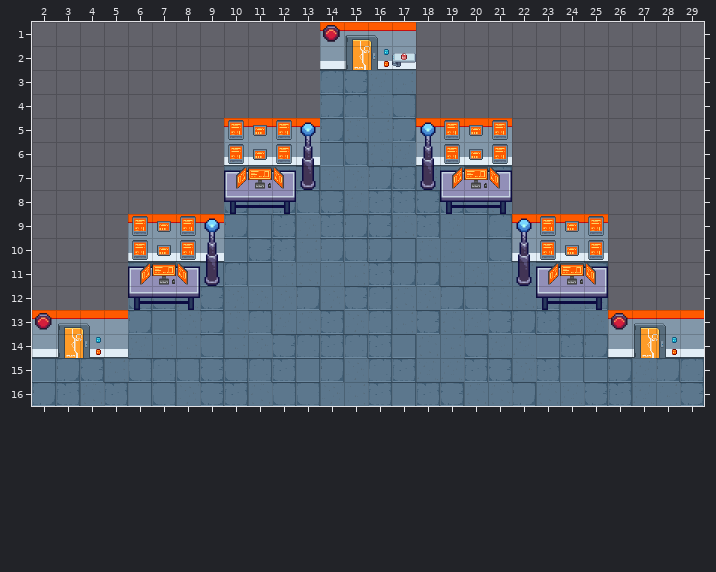
Two states of a Tiled map, assets/area_experimentacion/area_exp6.tmx. Above: the version before the commit.
Cells are 32x32 px. Shown: x 2..29, y 1..16.
After the commit:
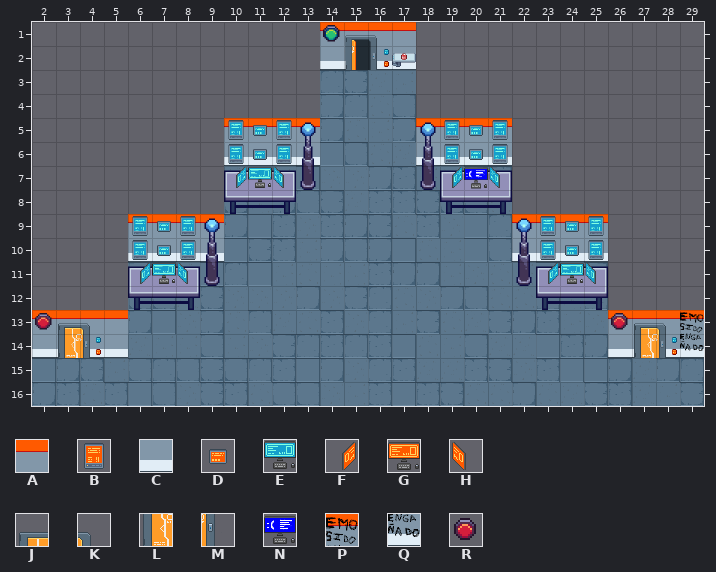
Key: from "pixel-cyberpunk-interior": A 4, B 6, C 25, D 27, E 49, F 69, G 70, H 71, J 153, K 154, L 174, M 175; from "pixel-cyberpunk-modified_1": N 70; from "referencias_2": P 4, Q 25; from "tilesStuff": R 580.
_ is an empty cell.
From old to new:
Layer "paredes":
y 13: x 29 A -> P
y 14: x 29 C -> Q
Layer "puerta_abierta":
y 7: x 20 E -> N
Layer "puerta_cerrada" (now hidden):
y 1: x 14..16 RJK -> ___
y 2: x 15..16 LM -> __
y 5..6: x 10..12 BDB -> ___; x 19..21 BDB -> ___
y 7: x 10..12 FGH -> ___; x 19..21 FGH -> ___
y 9..10: x 6..8 BDB -> ___; x 23..25 BDB -> ___
y 11: x 6..8 FGH -> ___; x 23..25 FGH -> ___
Where, in picture pixels (left, top, right, bottom), the same in both pictures:
removed: (323, 25, 378, 70)
removed: (228, 121, 292, 189)
changed: (444, 121, 508, 189)
removed: (132, 217, 196, 285)
removed: (540, 217, 604, 285)
changed: (680, 312, 704, 351)
